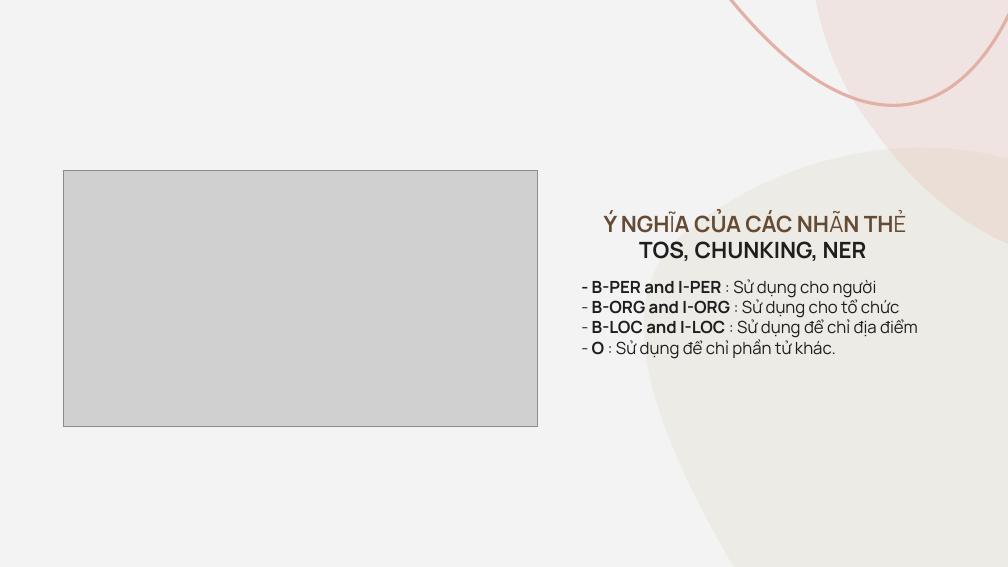
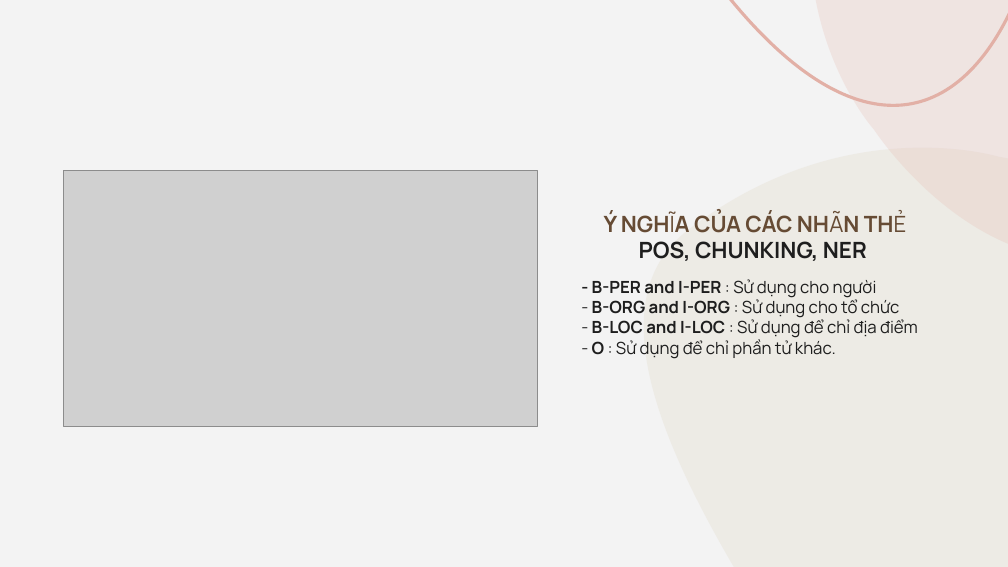
Before and after one commit to dominhdang148/Python, a slide deck: slide 37 of ppt_BaoCao2/BaoCaoLan2.pptx. Drawn at 1008x567 pixels with LibreOffice and Linux fonts; fonts in the diff are those of the drawing; grey boxes stand for pictures. Boxes give left, top, right and bottom in pixels: in the first picture for what was removed or moved away, otherwise in the second. Text is boxed around its words. In the diff, an @@ line names an element or a change of style, - is before the commit and + after.

```diff
--- a/ppt_BaoCao2/BaoCaoLan2.pptx
+++ b/ppt_BaoCao2/BaoCaoLan2.pptx
@@ text at (x1=639, y1=241, x2=867, y2=261): text changed @@
-TOS, CHUNKING, NER
+POS, CHUNKING, NER
```
Also in this commit, not shown: 3 other slides changed, 5 other files.
